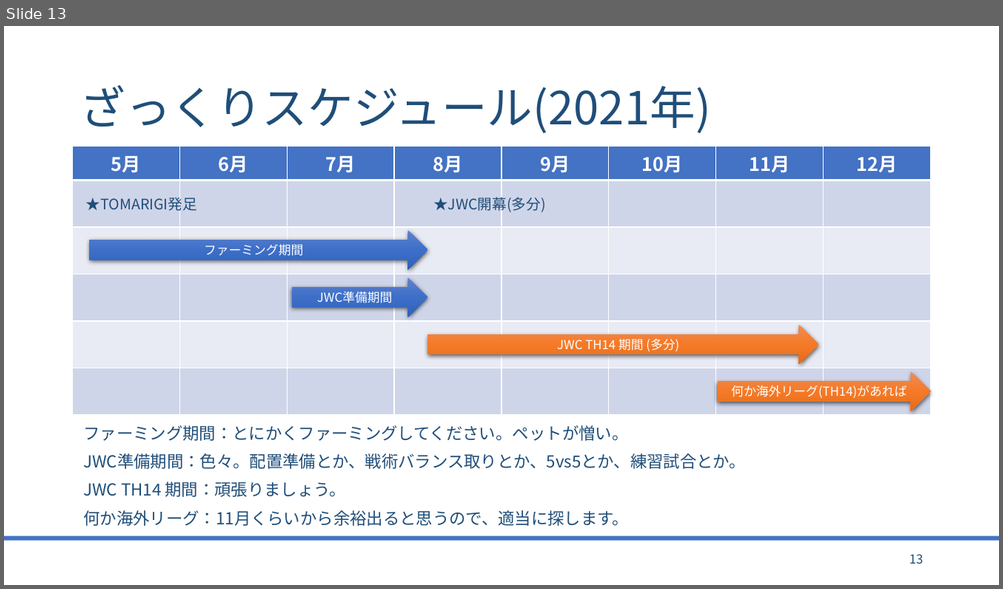
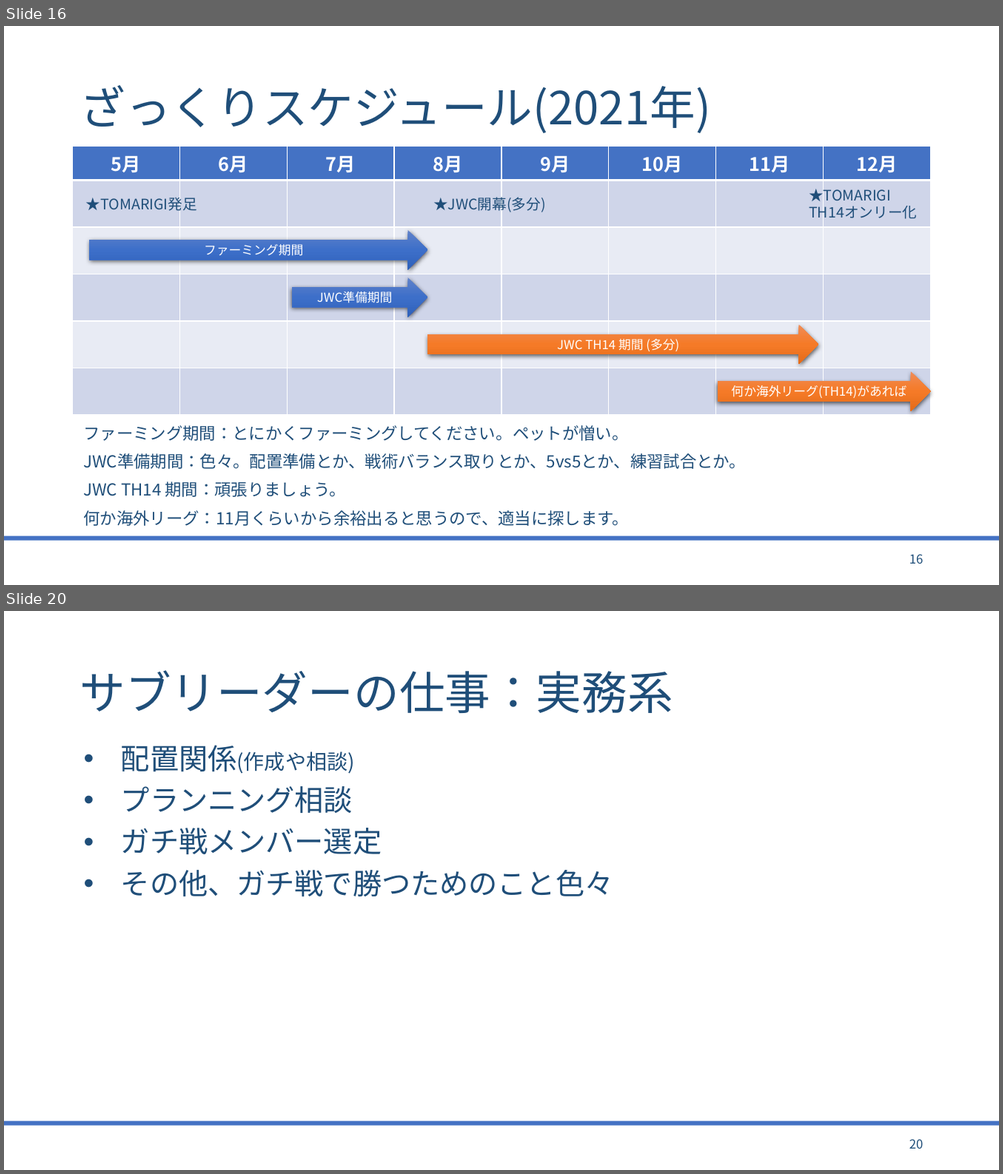
Before and after one commit to bigtreeCoC/documents, a slide deck: TOMARIGI.pptx. Shown one above the other, each under a label of ours: slide 13 before the commit, slides 16 and 20 after it; the slides between them are not shown. The pictures are 1003x589 and 1003x1174 pixels, drawn with LibreOffice and Linux fonts; fonts in the diff are those of the drawing. Boxes give left, top, right and bottom in pixels: in the first picture for what was removed or moved away, otherwise in the second. Text is boxed around its words. In the diff, an @@ line names an element or a change of style, - is before the commit and + after.

```diff
--- a/TOMARIGI.pptx
+++ b/TOMARIGI.pptx
@@ slide 20 added at [4,611,999,1170], background #FFFFFF; not listed: 1 template element that a slide beside it also shows @@
@@ title added at [79,670,672,713], 44 pt, text #1F4E79 @@
+サブリーダーの仕事：実務系
@@ text added at [121,745,613,897], 28 pt, text #1F4E79 @@
+• 配置関係(作成や相談)
+• プランニング相談
+• ガチ戦メンバー選定
+• その他、ガチ戦で勝つためのこと色々
@@ page number added at [909,1139,923,1149], 12 pt, text #1F4E79 @@
+20
@@ what was slide 13 is now slide 16 @@
@@ slide 16 changed as well @@
@@ text added at [808,186,916,222], 14 pt, text #1F4E79 @@
+★TOMARIGI
+TH14オンリー化
@@ page number at [909,554,923,564]: text changed @@
-13
+16
```
Also in this commit, not shown: 10 other slides changed, 8 other slides added, 2 slides removed, 3 other files.
